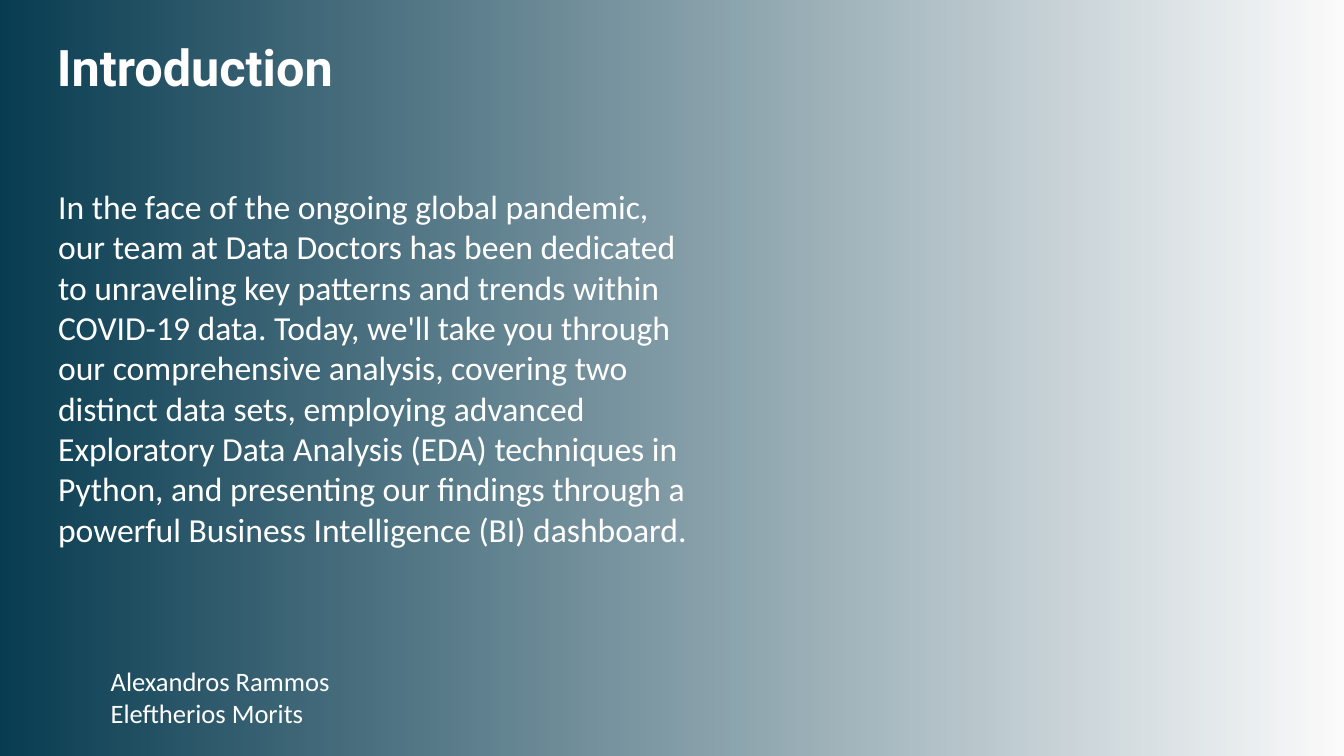
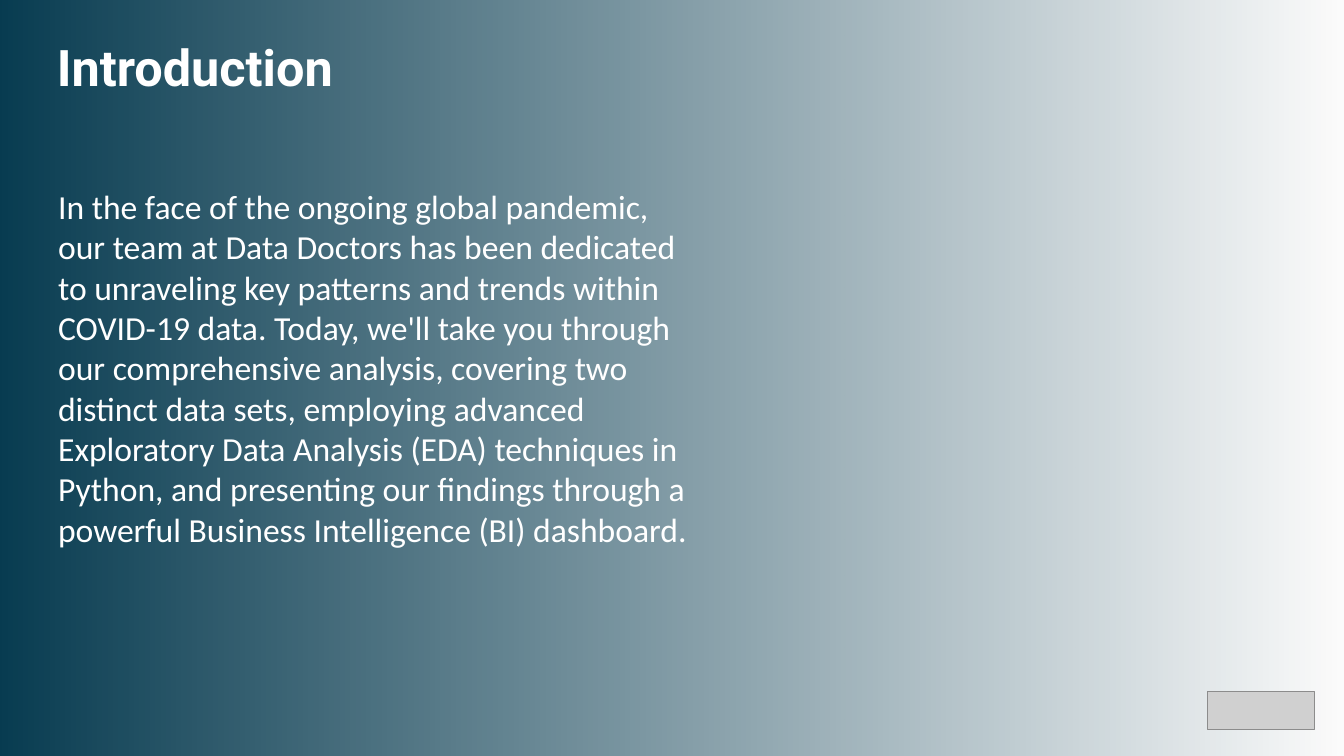
Before and after one commit to morkou/Healthcare, a slide deck: slide 3 of Data doctors.pptx (slide 2 before the commit). Drawn at 1344x756 pixels with LibreOffice and Linux fonts; fonts in the diff are those of the drawing; grey boxes stand for pictures; background and template pictures are left out; a plain dark background stands for a picture behind light text. Boxes give left, top, right and bottom in pixels: in the first picture for what was removed or moved away, otherwise in the second. Text is boxed around its words. In the diff, an @@ line names an element or a change of style, - is before the commit and + after.

```diff
--- a/Data doctors.pptx
+++ b/Data doctors.pptx
@@ text in rectangle at [111,672,330,724]: text removed @@
-Alexandros Rammos
-Eleftherios Morits
@@ picture added at [1208,692,1315,730] @@
```
Also in this commit, not shown: 4 other slides changed, 3 slides added, 1 slide removed.
